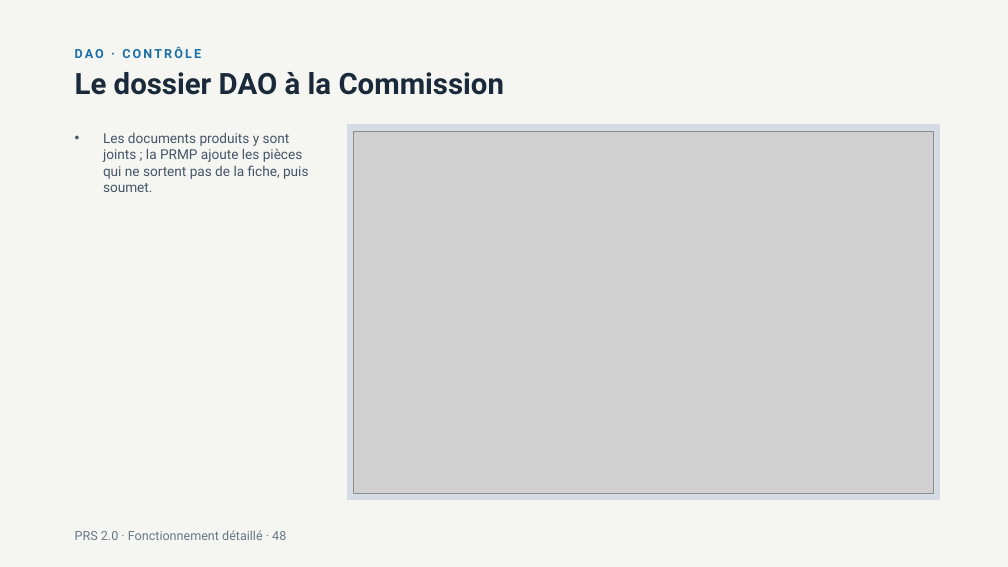
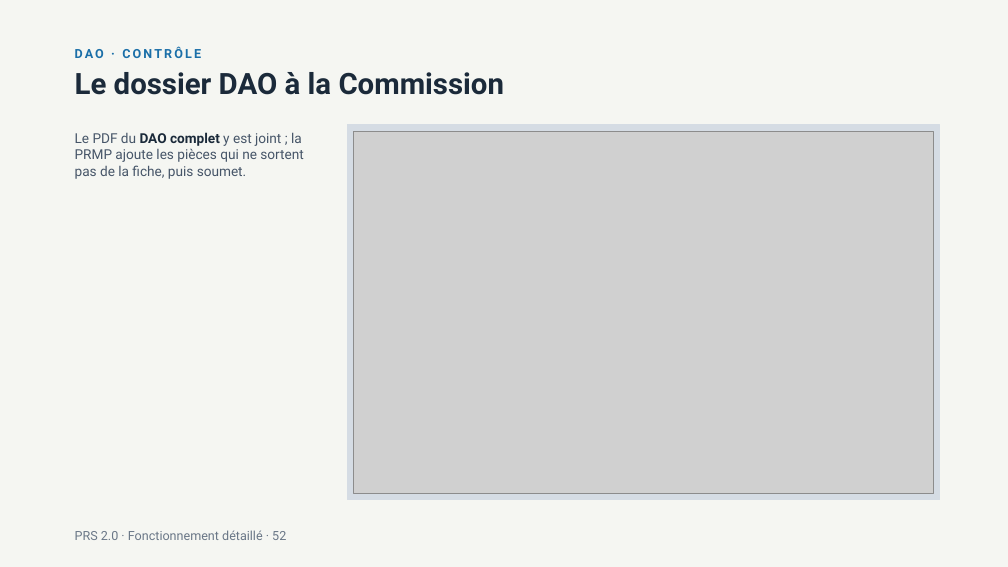
Before and after one commit to lralaitsilanihasy-create/PRS2.0-frontend, a slide deck: slide 52 of docs/documentation/PRS2-fonctionnement-detaille-2026-10-06.pptx (slide 48 before the commit). Drawn at 1008x567 pixels with LibreOffice and Linux fonts; fonts in the diff are those of the drawing; grey boxes stand for pictures. Boxes give left, top, right and bottom in pixels: in the first picture for what was removed or moved away, otherwise in the second. Text is boxed around its words. In the diff, an @@ line names an element or a change of style, - is before the commit and + after.

```diff
--- a/docs/documentation/PRS2-fonctionnement-detaille-2026-10-06.pptx
+++ b/docs/documentation/PRS2-fonctionnement-detaille-2026-10-06.pptx
@@ text at bbox=[75, 132, 303, 179]: text changed @@
-• Les documents produits y sont joints ; la PRMP ajoute les pièces qui ne sortent pas de la fiche, puis soumet.
+• Le PDF du DAO complet y est joint ; la PRMP ajoute les pièces qui ne sortent pas de la fiche, puis soumet.
@@ text at bbox=[75, 530, 286, 540]: text changed @@
-PRS 2.0 · Fonctionnement détaillé · 48
+PRS 2.0 · Fonctionnement détaillé · 52
```
Also in this commit, not shown: 57 other slides changed, 5 slides added.
